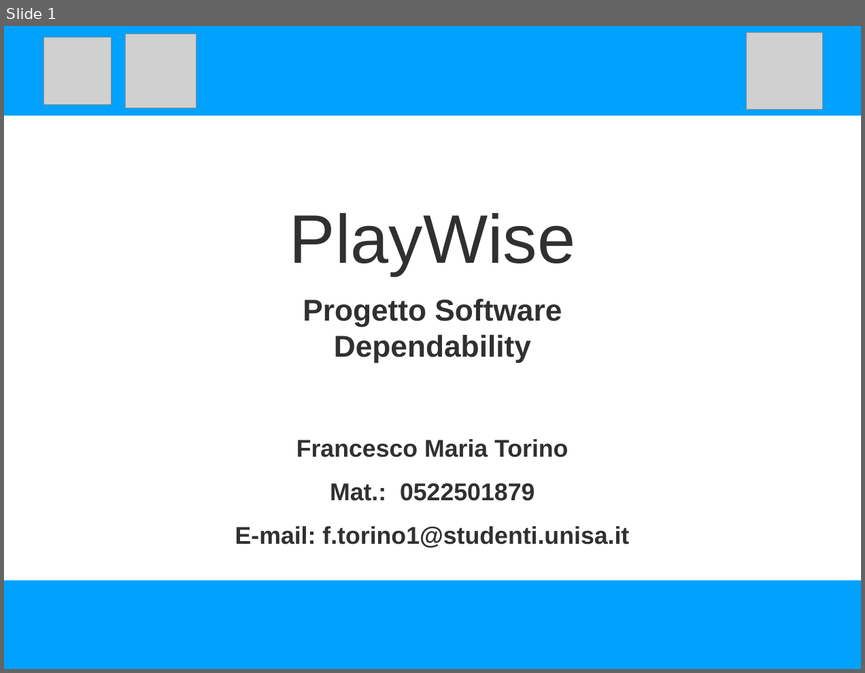
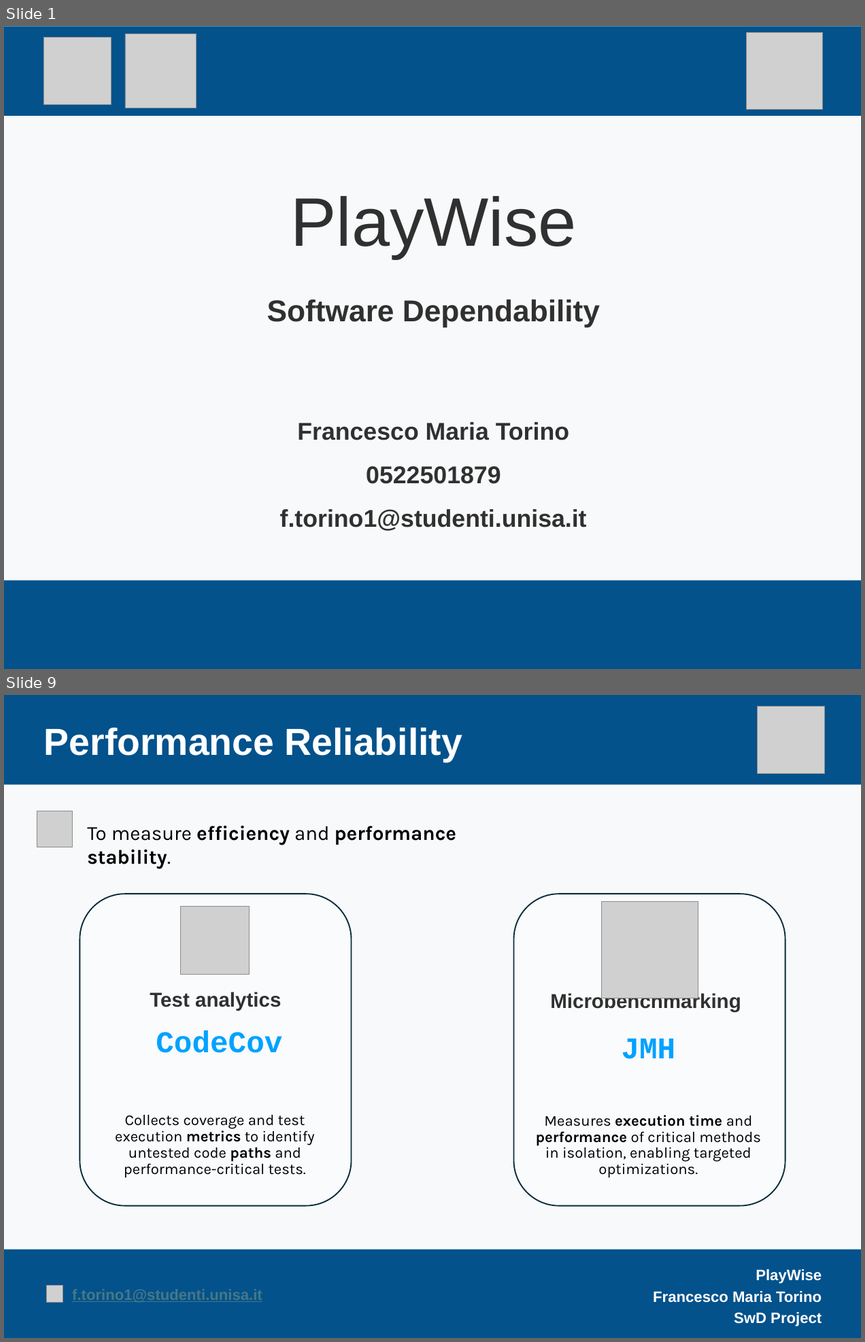
Before and after one commit to FrancescoTorino1999/PlayWiseDependability, a slide deck: Presentazione/Presentazione Playwise SwD.pptx. Shown one above the other, each under a label of ours: slide 1 before the commit, slides 1 and 9 after it; the slides between them are not shown. The pictures are 865x673 and 865x1342 pixels, drawn with LibreOffice and Linux fonts; fonts in the diff are those of the drawing; grey boxes stand for pictures. Boxes give left, top, right and bottom in pixels: in the first picture for what was removed or moved away, otherwise in the second. Text is boxed around its words. In the diff, an @@ line names an element or a change of style, - is before the commit and + after.

```diff
--- a/Presentazione/Presentazione Playwise SwD.pptx
+++ b/Presentazione/Presentazione Playwise SwD.pptx
@@ slide 9 added at (4,695,861,1338), background #F7F9FA @@
@@ rectangle added at (4,695,861,785), fill #03528C @@
@@ picture added at (757,707,825,774) @@
@@ text added at (44,728,462,762), 45 pt, text #FFFFFF, bold @@
+Performance Reliability
@@ picture added at (37,811,73,847) @@
@@ text added at (87,826,456,868), 24 pt, text #000000, bold @@
+To measure efficiency and performance stability.
@@ rounded rectangle added at (80,894,351,1206), fill #F9FBFD, outline #092A39 1.5 pt @@
@@ rounded rectangle added at (514,894,785,1206), fill #F9FBFD, outline #092A39 1.5 pt @@
@@ picture added at (181,906,249,974) @@
@@ picture added at (601,902,698,998) @@
@@ text added at (150,991,281,1011), 24 pt, text #303030, bold @@
+Test analytics
@@ text added at (550,992,741,1012), 24 pt, text #303030, bold @@
+Microbenchmarking
@@ text added at (156,1031,282,1053), 36 pt, text #00A2FF, bold @@
+CodeCov
@@ text added at (621,1038,676,1059), 36 pt, text #00A2FF, bold @@
+JMH
@@ text added at (115,1115,315,1178), 18 pt, text #000000 @@
+Collects coverage and test execution metrics to identify untested code paths and performance-critical tests.
@@ text added at (536,1115,761,1178), 18 pt, text #000000 @@
+Measures execution time and performance of critical methods in isolation, enabling targeted optimizations.
@@ rectangle added at (4,1249,861,1338), fill #03528C @@
@@ picture added at (46,1285,63,1302) @@
@@ text added at (653,1269,821,1326), 18 pt, text #FFFFFF, bold @@
+PlayWise
+Francesco Maria Torino
+SwD Project
@@ text added at (72,1289,262,1302), 18 pt, text #467886, bold, underline @@
+f.torino1@studenti.unisa.it
@@ slide 1 changed as well @@
@@ background #FFFFFF to #F7F9FA @@
@@ rectangle at (4,27,861,116): fill #00A1FF to #03528C @@
@@ title "PlayWise": place and size @@
-title "PlayWise" at (290,213,575,276)
+title "PlayWise" at (290,196,576,259)
@@ text at (267,299,600,327): text changed @@
-Progetto Software Dependability
+Software Dependability
@@ text at (280,422,587,531): text changed @@
-Francesco Maria Torino
-Mat.: 0522501879
-E-mail: f.torino1@studenti.unisa.it
+Francesco Maria Torino
+0522501879
+f.torino1@studenti.unisa.it
@@ rectangle at (4,580,861,669): fill #00A1FF to #03528C @@
```
Also in this commit, not shown: 6 other slides changed, 5 other slides added, 3 other files.
